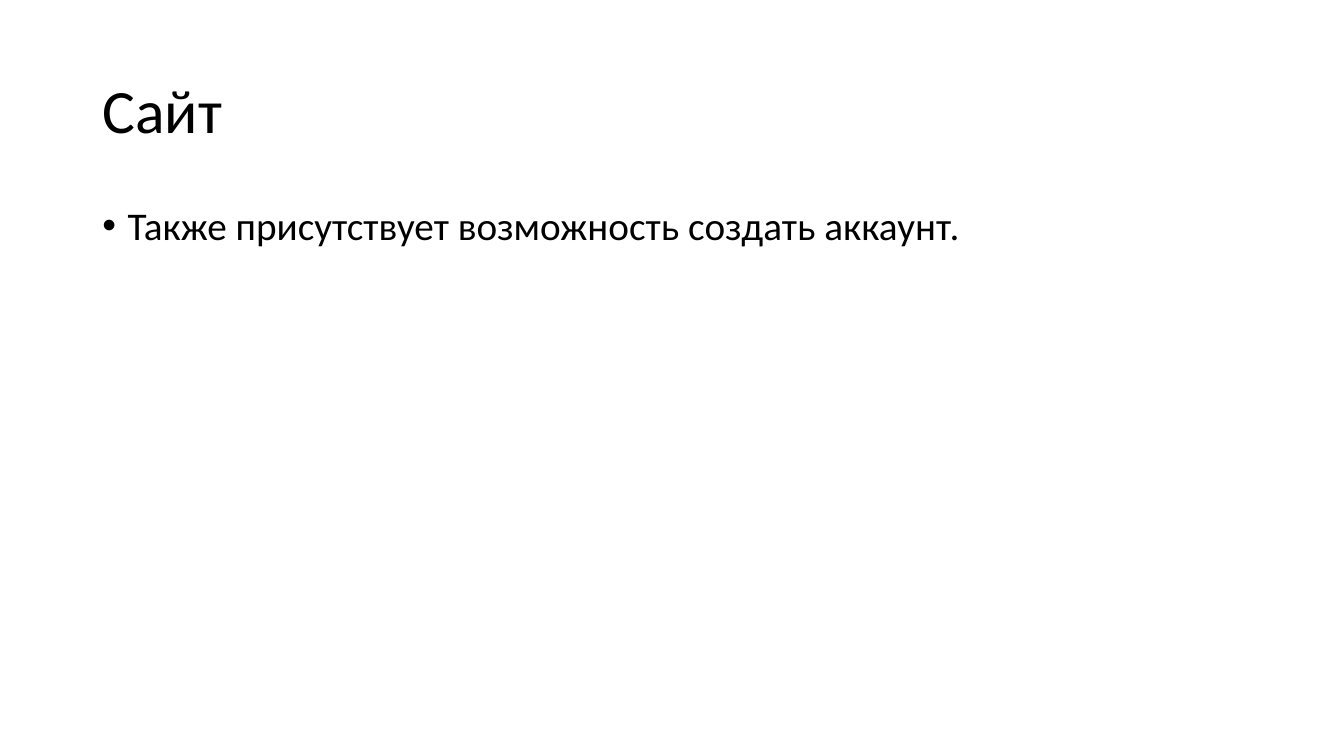
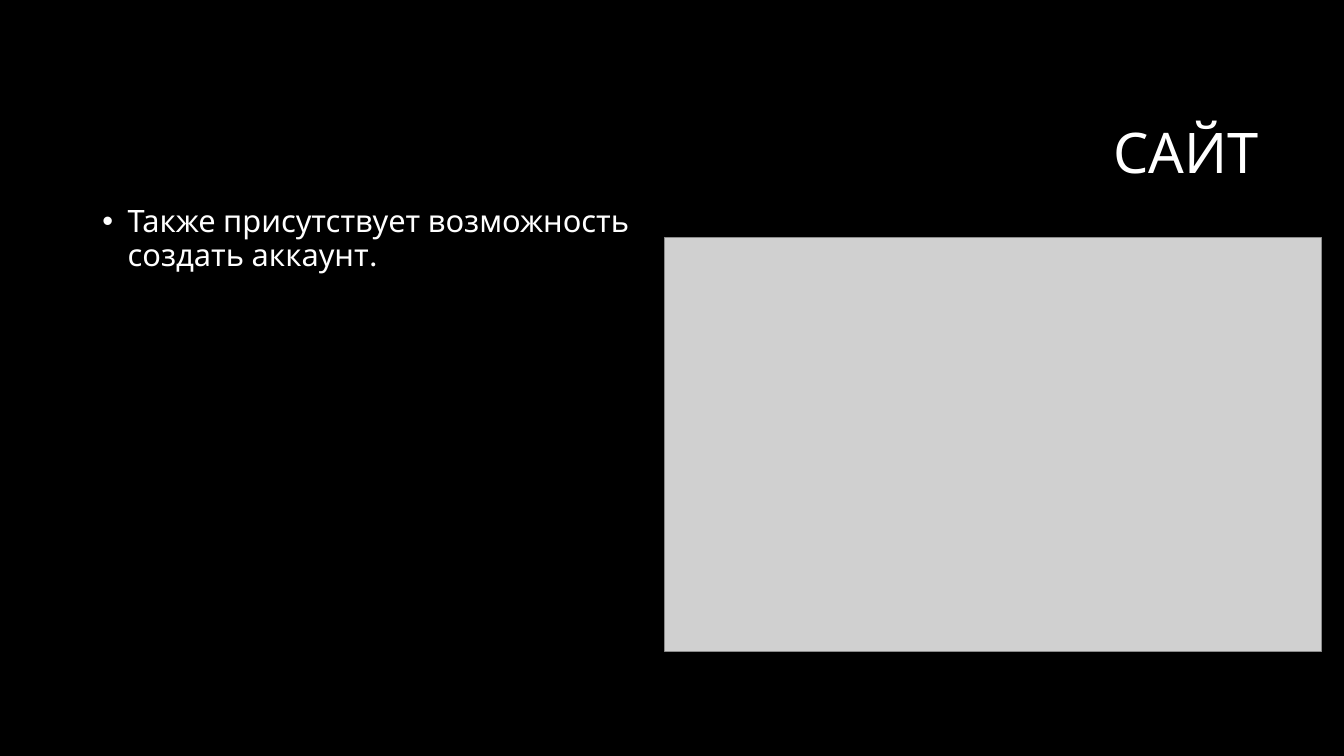
Before and after one commit to 7w8/math-tester, a slide deck: slide 4 of Math-Tester.pptx. Drawn at 1344x756 pixels with LibreOffice and Linux fonts; fonts in the diff are those of the drawing; grey boxes stand for pictures; background and template pictures are left out. Boxes give left, top, right and bottom in pixels: in the first picture for what was removed or moved away, otherwise in the second. Text is boxed around its words. In the diff, an @@ line names an element or a change of style, - is before the commit and + after.

```diff
--- a/Math-Tester.pptx
+++ b/Math-Tester.pptx
@@ background #FFFFFF to #000000 @@
@@ title at box(1113, 121, 1258, 174): text changed; size 44 to 40 pt; font Calibri to League Spartan; text colour #000000 to #FFFFFF @@
-Сайт
+САЙТ
@@ text "Также присутствует возможность создать аккаунт." at box(128, 210, 629, 274): size 28 to 22 pt, font Calibri to League Spartan, text colour #000000 to #FFFFFF @@
@@ picture added at box(665, 238, 1322, 652) @@
```
Also in this commit, not shown: 4 other slides changed, 1 other file.
